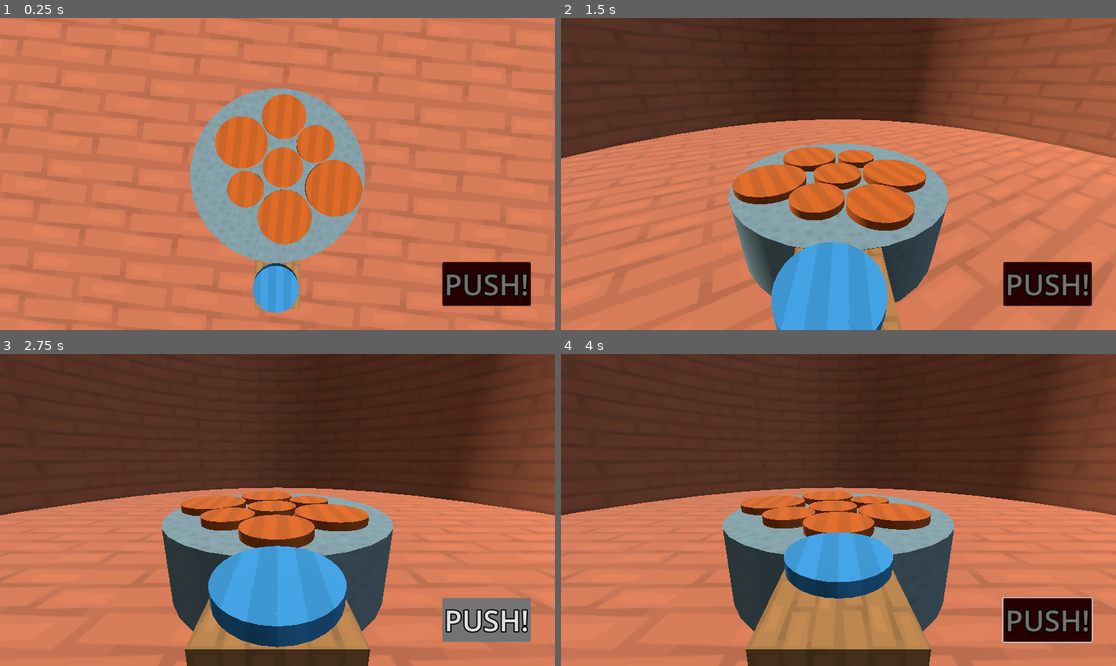
Above: before the commit, frames 1-4 (two rows, left to right).
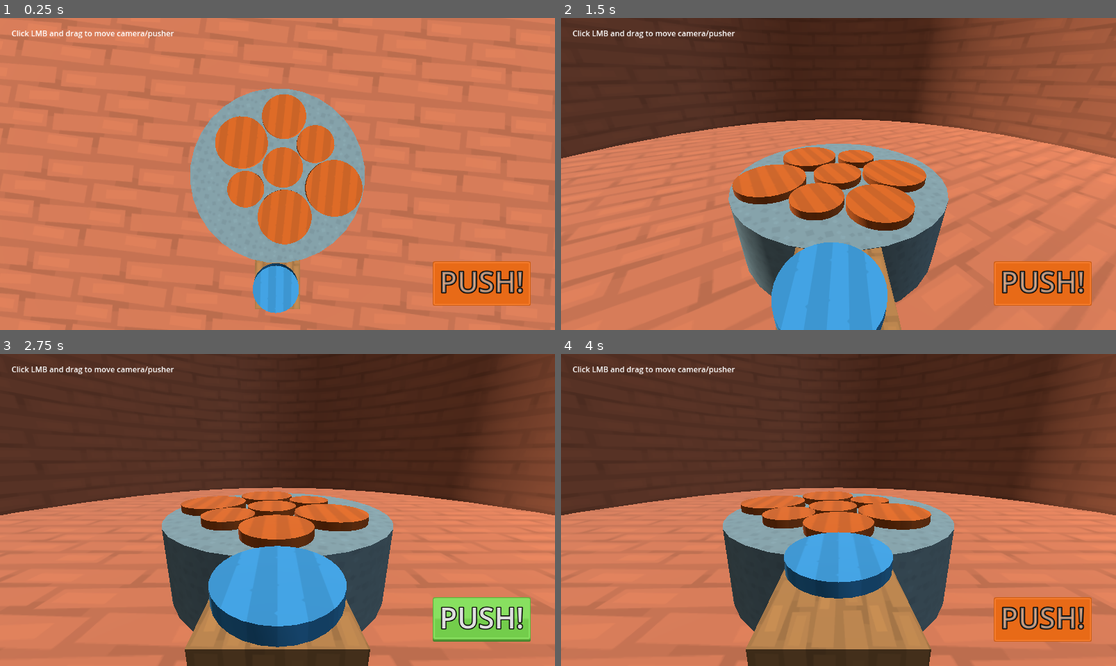
Above: after the commit, the same moments.

Repository: VivianVerdant/pushpush
Game: Godot game, scene res://main_scene.tscn
Same seed, same stepped clock (60 frames per second), same inputs: the game is played once before the commit and once after it.
Inputs (mouse positions are in pixels of both pictures, inside the frame that each line leads up to):
- Up to frame 1 (0.25 s): no input
- Up to frame 2 (1.5 s): move the mouse to (960, 158) at 0.52 s; click (960, 158) at 0.67 s; drag from (727, 189) to (810, 236) at 1.27 s
- Up to frame 3 (2.75 s): move the mouse to (333, 441) at 2.02 s; click (333, 441) at 2.17 s
- Up to frame 4 (4 s): click "PUSH!" at 2.75 s; drag from (810, 572) to (672, 463) at 3.52 s

The runs differ from the first frame. In frame 1, 2.8% of the frame differs, in the area x 2-96%, y 4-93%; in frame 2, 2.8%; in frame 3, 2.8%; in frame 4, 2.8%.

Commit message:
added control info and button texture

Diff:
--- a/project/main_scene.gd
+++ b/project/main_scene.gd
@@ -19,6 +19,10 @@
 	var tween = get_tree().create_tween()
 	tween.tween_property(push_button, "disabled", true, intro_time)
 	tween.tween_property(push_button, "disabled", false, 0)
+
+	var effect = score_effect.instantiate()
+	get_parent().add_child(effect)
+	effect.global_position = Vector3(0.0, 100.0, 0.0)
 
 # Called every frame. 'delta' is the elapsed time since the previous frame.
 func _process(_delta: float) -> void:
--- a/project/main_scene.tscn
+++ b/project/main_scene.tscn
@@ -1,35 +1,12 @@
-[gd_scene load_steps=17 format=3 uid="uid://b7iyqkfafqeto"]
+[gd_scene load_steps=16 format=3 uid="uid://b7iyqkfafqeto"]
 
 [ext_resource type="Script" uid="uid://cehdklqcd4lqh" path="res://addons/orbit_camera/orbit_camera.gd" id="1_0f027"]
 [ext_resource type="Script" uid="uid://bbsd0phaujuvp" path="res://main_scene.gd" id="1_2c62f"]
 [ext_resource type="Texture2D" uid="uid://dr2jeisyn78xp" path="res://tex/stone.png" id="2_hq1ik"]
+[ext_resource type="Theme" uid="uid://bsj1ss2khfra2" path="res://theme.tres" id="2_nfk4m"]
 [ext_resource type="Texture2D" uid="uid://cbnj1yu6brfnf" path="res://tex/wood_red.png" id="3_hq1ik"]
 [ext_resource type="Texture2D" uid="uid://cpiywpms3llse" path="res://tex/wood.png" id="4_nfk4m"]
 [ext_resource type="PackedScene" uid="uid://daskw41451os1" path="res://target_puck.tscn" id="6_hq1ik"]
-
-[sub_resource type="StyleBoxFlat" id="StyleBoxFlat_hq1ik"]
-content_margin_left = 4.0
-content_margin_top = 4.0
-content_margin_right = 4.0
-content_margin_bottom = 4.0
-bg_color = Color(0.15, 0, 0.00249996, 1)
-corner_radius_top_left = 3
-corner_radius_top_right = 3
-corner_radius_bottom_right = 3
-corner_radius_bottom_left = 3
-corner_detail = 5
-
-[sub_resource type="StyleBoxFlat" id="StyleBoxFlat_nfk4m"]
-content_margin_left = 4.0
-content_margin_top = 4.0
-content_margin_right = 4.0
-content_margin_bottom = 4.0
-bg_color = Color(0.45, 0.45, 0.45, 1)
-corner_radius_top_left = 3
-corner_radius_top_right = 3
-corner_radius_bottom_right = 3
-corner_radius_bottom_left = 3
-corner_detail = 5
 
 [sub_resource type="ProceduralSkyMaterial" id="ProceduralSkyMaterial_2c62f"]
 
@@ -77,7 +54,8 @@
 anchor_top = 1.0
 anchor_right = 1.0
 anchor_bottom = 1.0
-offset_top = -91.0
+offset_left = -214.0
+offset_top = -165.0
 grow_horizontal = 0
 grow_vertical = 0
 theme_override_constants/margin_left = 50
@@ -87,12 +65,29 @@
 
 [node name="push_button" type="Button" parent="GUI/margin_container"]
 layout_mode = 2
-theme_override_constants/outline_size = 10
-theme_override_font_sizes/font_size = 60
-theme_override_styles/disabled = SubResource("StyleBoxFlat_hq1ik")
-theme_override_styles/normal = SubResource("StyleBoxFlat_nfk4m")
+focus_mode = 0
+theme = ExtResource("2_nfk4m")
 disabled = true
 text = "PUSH!"
+
+[node name="margin_container_2" type="MarginContainer" parent="GUI"]
+layout_mode = 1
+offset_right = 40.0
+offset_bottom = 40.0
+theme_override_constants/margin_left = 20
+theme_override_constants/margin_top = 20
+theme_override_constants/margin_right = 20
+theme_override_constants/margin_bottom = 20
+
+[node name="h_box_container" type="HBoxContainer" parent="GUI/margin_container_2"]
+layout_mode = 2
+
+[node name="texture_rect" type="TextureRect" parent="GUI/margin_container_2/h_box_container"]
+layout_mode = 2
+
+[node name="label" type="Label" parent="GUI/margin_container_2/h_box_container"]
+layout_mode = 2
+text = "Click LMB and drag to move camera/pusher"
 
 [node name="world_environment" type="WorldEnvironment" parent="."]
 environment = SubResource("Environment_d5x1h")
--- /dev/null
+++ b/project/theme.tres
@@ -0,0 +1,83 @@
+[gd_resource type="Theme" load_steps=11 format=3 uid="uid://bsj1ss2khfra2"]
+
+[ext_resource type="Texture2D" uid="uid://dwlkyxolbkxe0" path="res://tex/red_button07.png" id="1_110ce"]
+[ext_resource type="Texture2D" uid="uid://brqim60sxckvp" path="res://tex/green_button07.png" id="1_e1x85"]
+[ext_resource type="Texture2D" uid="uid://di0n41a5lvka4" path="res://tex/yellow_button07.png" id="2_05tig"]
+[ext_resource type="Texture2D" uid="uid://dwpea6yngqdi8" path="res://tex/yellow_button08.png" id="3_1rmny"]
+
+[sub_resource type="StyleBoxTexture" id="StyleBoxTexture_mihib"]
+content_margin_left = 14.0
+content_margin_top = 0.0
+content_margin_right = 14.0
+content_margin_bottom = 10.0
+texture = ExtResource("1_110ce")
+texture_margin_left = 6.0
+texture_margin_top = 5.0
+texture_margin_right = 6.0
+texture_margin_bottom = 10.0
+
+[sub_resource type="StyleBoxTexture" id="StyleBoxTexture_110ce"]
+content_margin_left = 14.0
+content_margin_top = 0.0
+content_margin_right = 14.0
+content_margin_bottom = 10.0
+texture = ExtResource("1_e1x85")
+texture_margin_left = 6.0
+texture_margin_top = 5.0
+texture_margin_right = 6.0
+texture_margin_bottom = 10.0
+
+[sub_resource type="StyleBoxTexture" id="StyleBoxTexture_ttqs8"]
+content_margin_left = 14.0
+content_margin_top = 0.0
+content_margin_right = 14.0
+content_margin_bottom = 10.0
+texture = ExtResource("2_05tig")
+texture_margin_left = 6.0
+texture_margin_top = 5.0
+texture_margin_right = 6.0
+texture_margin_bottom = 10.0
+
+[sub_resource type="StyleBoxTexture" id="StyleBoxTexture_wdt2l"]
+content_margin_left = 14.0
+content_margin_top = 0.0
+content_margin_right = 14.0
+content_margin_bottom = 10.0
+texture = ExtResource("3_1rmny")
+texture_margin_left = 6.0
+texture_margin_top = 5.0
+texture_margin_right = 6.0
+texture_margin_bottom = 10.0
+
+[sub_resource type="StyleBoxTexture" id="StyleBoxTexture_cjfk0"]
+content_margin_left = 14.0
+content_margin_top = 0.0
+content_margin_right = 14.0
+content_margin_bottom = 10.0
+texture = ExtResource("1_e1x85")
+texture_margin_left = 6.0
+texture_margin_top = 5.0
+texture_margin_right = 6.0
+texture_margin_bottom = 10.0
+
+[sub_resource type="StyleBoxTexture" id="StyleBoxTexture_6cw85"]
+content_margin_left = 14.0
+content_margin_top = 0.0
+content_margin_right = 14.0
+content_margin_bottom = 10.0
+texture = ExtResource("3_1rmny")
+texture_margin_left = 6.0
+texture_margin_top = 5.0
+texture_margin_right = 6.0
+texture_margin_bottom = 10.0
+
+[resource]
+Button/constants/icon_max_width = 69
+Button/constants/outline_size = 8
+Button/font_sizes/font_size = 60
+Button/styles/disabled = SubResource("StyleBoxTexture_mihib")
+Button/styles/focus = SubResource("StyleBoxTexture_110ce")
+Button/styles/hover = SubResource("StyleBoxTexture_ttqs8")
+Button/styles/hover_pressed = SubResource("StyleBoxTexture_wdt2l")
+Button/styles/normal = SubResource("StyleBoxTexture_cjfk0")
+Button/styles/pressed = SubResource("StyleBoxTexture_6cw85")
Binary file added: project/tex/arrowUp.png
Not shown, added: project/tex/arrowUp.png.import
Binary file added: project/tex/green_button07.png
Not shown, added: project/tex/green_button07.png.import
Binary file added: project/tex/green_button08.png
Not shown, added: project/tex/green_button08.png.import
Binary file added: project/tex/green_button09.png
Not shown, added: project/tex/green_button09.png.import
Binary file added: project/tex/green_button10.png
Not shown, added: project/tex/green_button10.png.import
Binary file added: project/tex/green_button11.png
Not shown, added: project/tex/green_button11.png.import
(and 34 more such lines)
